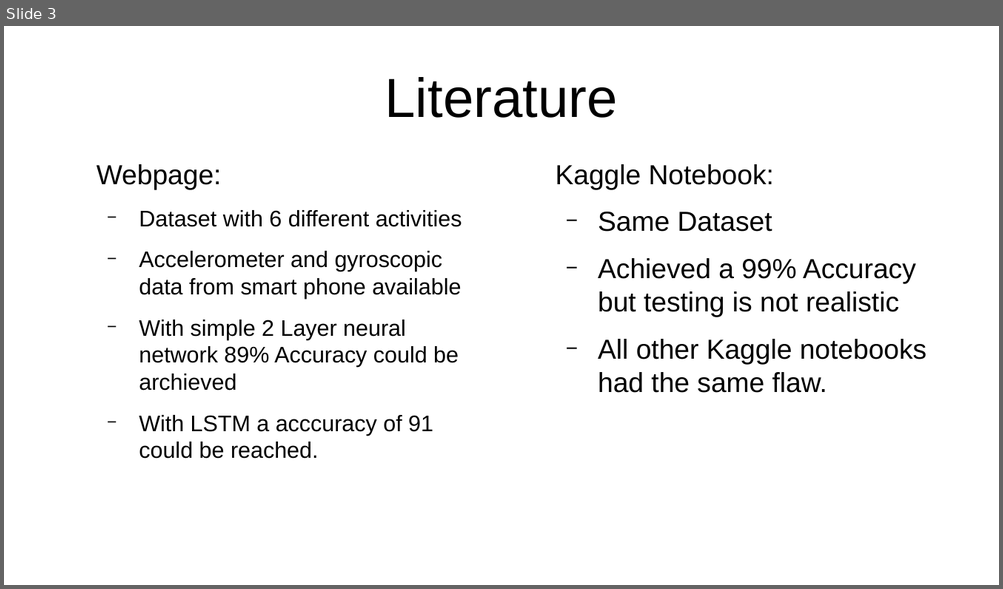
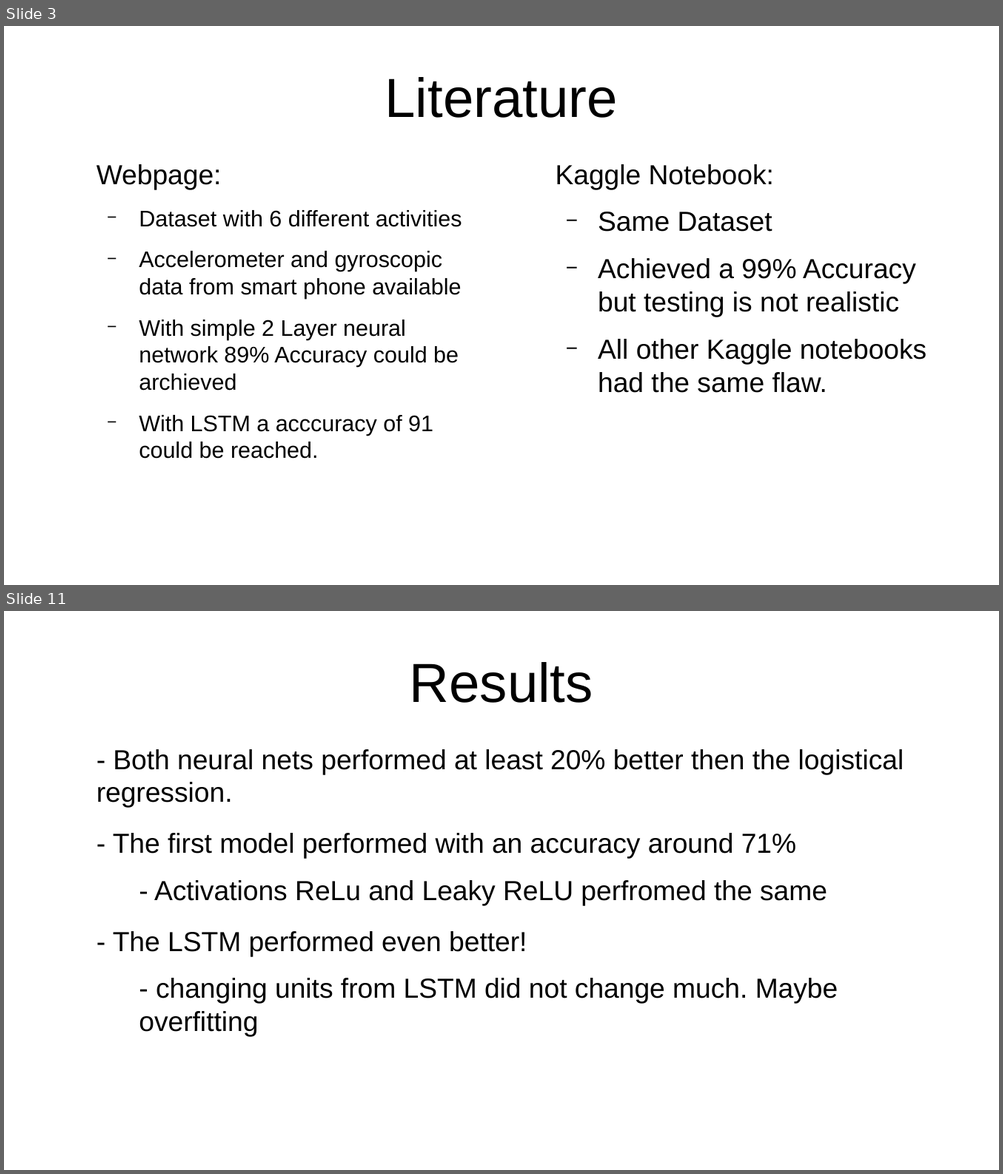
Before and after one commit to Tomson909/PhysicalActivity, a slide deck: 4_Presentation/PresentationProject.odp. Shown one above the other, each under a label of ours: slide 3 before the commit, slides 3 and 11 after it; the slides between them are not shown. The pictures are 1003x589 and 1003x1174 pixels, drawn with LibreOffice and Linux fonts; fonts in the diff are those of the drawing. Boxes give left, top, right and bottom in pixels: in the first picture for what was removed or moved away, otherwise in the second. Text is boxed around its words. In the diff, an @@ line names an element or a change of style, - is before the commit and + after.

```diff
--- a/4_Presentation/PresentationProject.odp
+++ b/4_Presentation/PresentationProject.odp
@@ slide 11 added at [4,611,999,1170], background #FFFFFF @@
@@ title added at [410,662,593,703], 44 pt, text #000000 @@
+Results
@@ text added at [96,749,904,1037], 22 pt, text #000000 @@
+- Both neural nets performed at least 20% better then the logistical regression.
+- The first model performed with an accuracy around 71%
+  - Activations ReLu and Leaky ReLU perfromed the same
+- The LSTM performed even better!
+  - changing units from LSTM did not change much. Maybe overfitting
```
Also in this commit, not shown: 2 slides changed, 11 other slides added, 2 slides removed, 5 other files.
